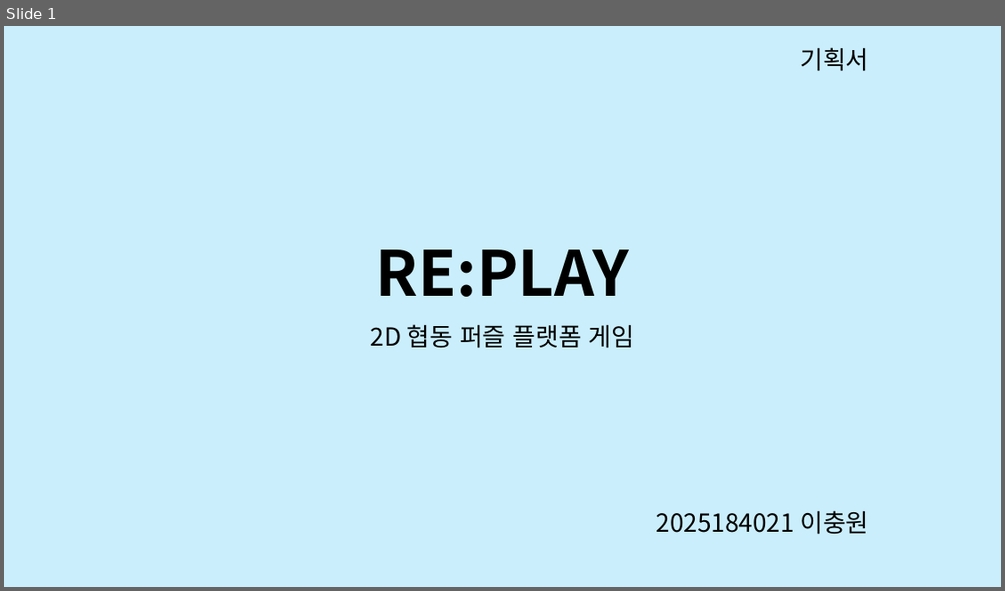
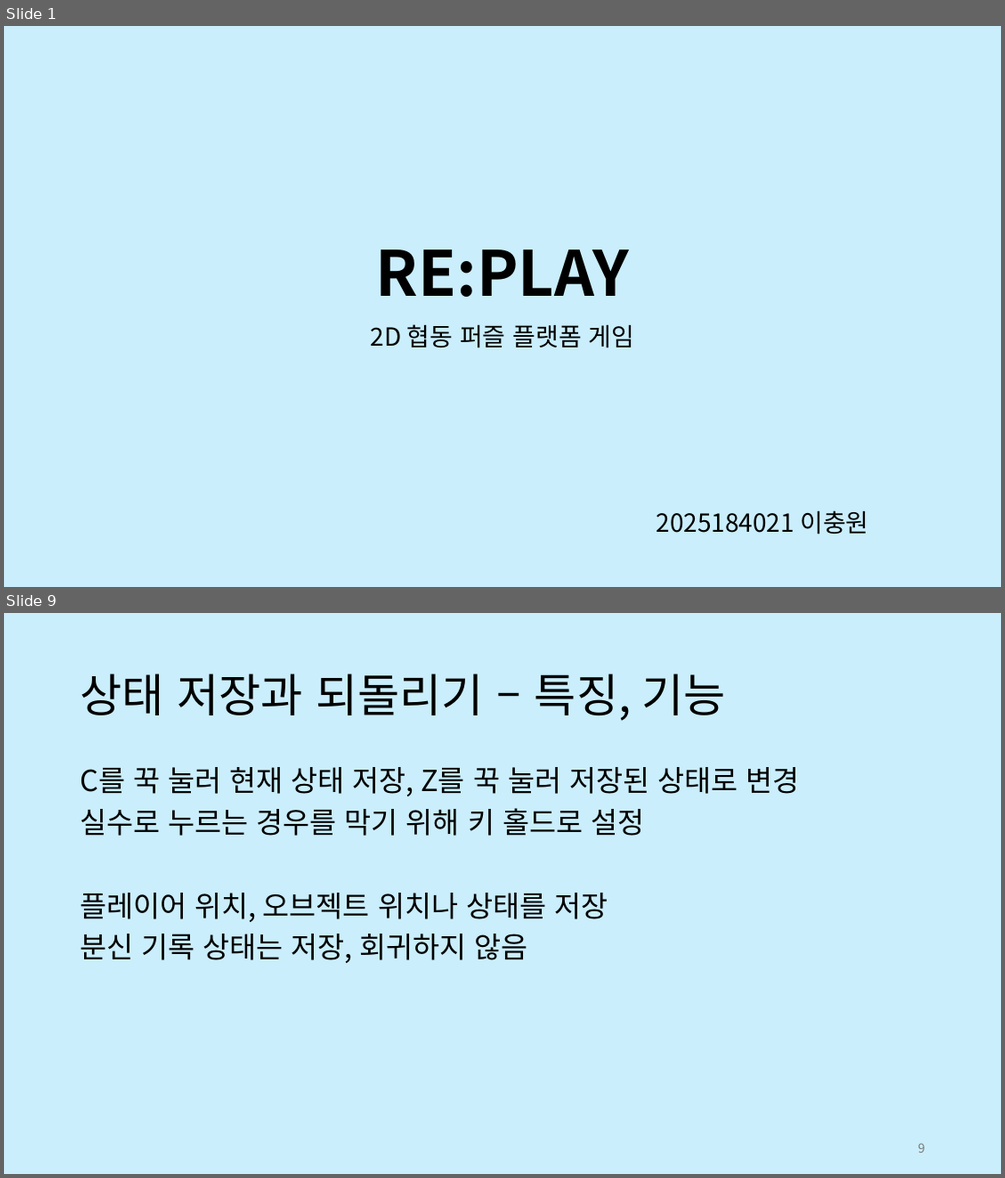
Before and after one commit to aufaks/2DGP_project_26, a slide deck: PR1/기획서.pptx. Shown one above the other, each under a label of ours: slide 1 before the commit, slides 1 and 9 after it; the slides between them are not shown. The pictures are 1005x591 and 1005x1178 pixels, drawn with LibreOffice and Linux fonts; fonts in the diff are those of the drawing. Boxes give left, top, right and bottom in pixels: in the first picture for what was removed or moved away, otherwise in the second. Text is boxed around its words. In the diff, an @@ line names an element or a change of style, - is before the commit and + after.

Commit message:
기획서 작성

```diff
--- a/PR1/기획서.pptx
+++ b/PR1/기획서.pptx
@@ slide 9 added at (x1=4, y1=613, x2=1001, y2=1174), background #CAEEFB @@
@@ title added at (x1=80, y1=674, x2=725, y2=721), 44 pt, text #000000 @@
+상태 저장과 되돌리기 – 특징, 기능
@@ text added at (x1=80, y1=767, x2=800, y2=963), 28 pt, text #000000 @@
+C를 꾹 눌러 현재 상태 저장, Z를 꾹 눌러 저장된 상태로 변경
+실수로 누르는 경우를 막기 위해 키 홀드로 설정
+플레이어 위치, 오브젝트 위치나 상태를 저장
+분신 기록 상태는 저장, 회귀하지 않음
@@ page number added at (x1=918, y1=1143, x2=925, y2=1152), 12 pt, text #797979 @@
+9
@@ slide 1 changed as well @@
@@ text removed at (x1=800, y1=47, x2=868, y2=71) @@
-기획서
```
Also in this commit, not shown: 12 other slides added, 2 slides removed, 1 other file.
